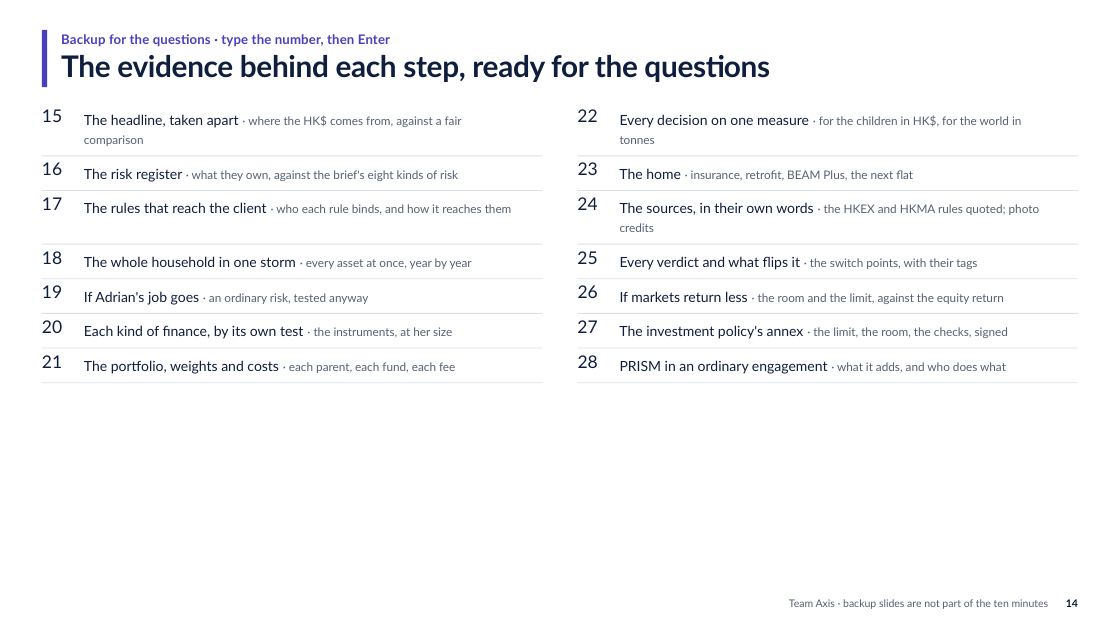
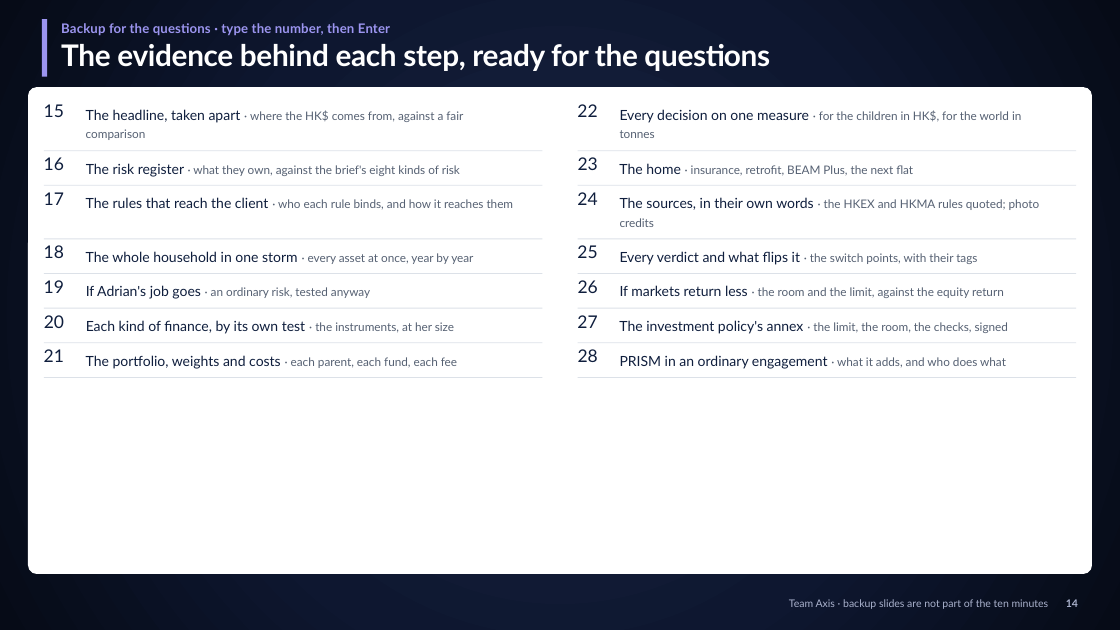
Before and after one commit to Peeradonn/finplan, a slide deck: slide 15 of Final/deck/Axis.pptx. Drawn at 1120x630 pixels with LibreOffice and Linux fonts; fonts in the diff are those of the drawing. Boxes give left, top, right and bottom in pixels: in the first picture for what was removed or moved away, otherwise in the second. Text is boxed around its words. In the diff, an @@ line names an element or a change of style, - is before the commit and + after.

```diff
--- a/Final/deck/Axis.pptx
+++ b/Final/deck/Axis.pptx
@@ background #FFFFFF to gradient #1C2846 to #0E1730 to #060B17 @@
@@ 2 texts, 1 rectangle: place and size @@
-2 texts, 1 rectangle at (42,29,770,87)
+2 texts, 1 rectangle at (42,19,770,76)
@@ rectangle at (42,19,47,76): fill #4A3FBF to #9C95F0 @@
@@ text "Backup for the questions · ..." at (61,23,390,36): text colour #4A3FBF to #9C95F0 @@
@@ text "The evidence behind each step, ..." at (61,44,770,71): text colour #0F1E3D to #FFFFFF @@
@@ rounded rectangle added at (28,87,1092,575), fill #FFFFFF @@
@@ 28 texts, 14 rectangles: place and size @@
-28 texts, 14 rectangles at (42,109,1079,383)
+28 texts, 14 rectangles at (44,104,1077,378)
@@ text "Team Axis · backup slides ..." at (789,599,1049,609): text colour #566173 to #A9B1CC @@
@@ text "14" at (1066,599,1078,607): text colour #0F1E3D to #A9B1CC @@
```
Also in this commit, not shown: 25 other slides changed, 11 other files.
